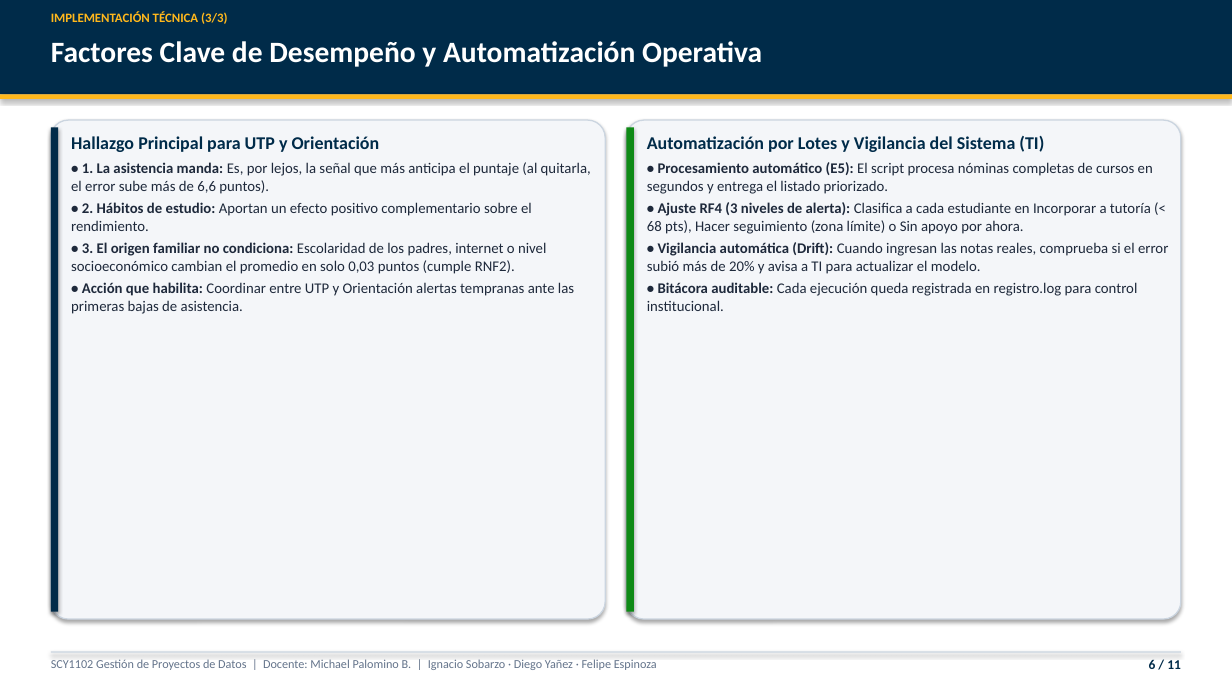
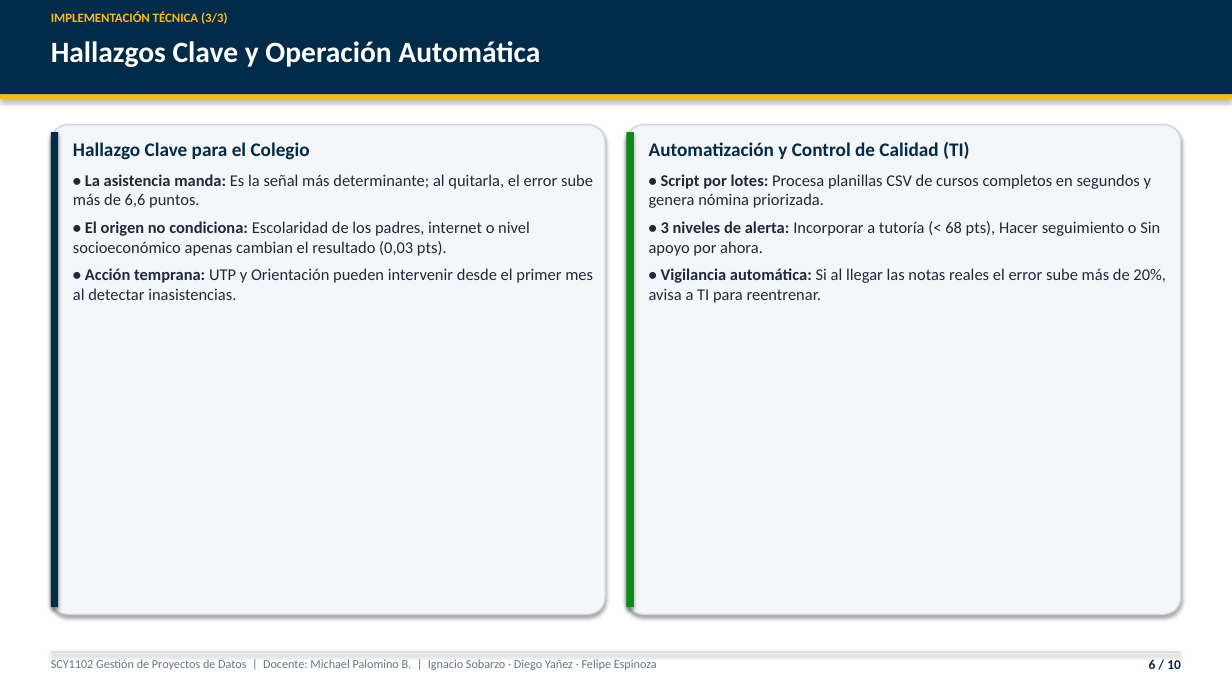
Before and after one commit to IjnacioS/Gestion, a slide deck: slide 6 of docs/entregables/Presentacion_EP6_Caso1_Matematicas.pptx. Drawn at 1232x693 pixels with LibreOffice and Linux fonts; fonts in the diff are those of the drawing. Boxes give left, top, right and bottom in pixels: in the first picture for what was removed or moved away, otherwise in the second. Text is boxed around its words. In the diff, an @@ line names an element or a change of style, - is before the commit and + after.

```diff
--- a/docs/entregables/Presentacion_EP6_Caso1_Matematicas.pptx
+++ b/docs/entregables/Presentacion_EP6_Caso1_Matematicas.pptx
@@ text at [51, 41, 540, 67]: text changed @@
-Factores Clave de Desempeño y Automatización Operativa
+Hallazgos Clave y Operación Automática
@@ rounded rectangle: place and size @@
-rounded rectangle at [51, 120, 605, 619]
+rounded rectangle at [51, 125, 605, 615]
@@ rectangle: place and size @@
-rectangle at [51, 128, 58, 612]
+rectangle at [51, 132, 58, 607]
@@ text at [73, 142, 593, 300]: text changed; size 11.5 to 12.8 pt @@
-Hallazgo Principal para UTP y Orientación
-• 1. La asistencia manda: Es, por lejos, la señal que más anticipa el puntaje (al quitarla, el error sube más de 6,6 puntos).
-• 2. Hábitos de estudio: Aportan un efecto positivo complementario sobre el rendimiento.
-• 3. El origen familiar no condiciona: Escolaridad de los padres, internet o nivel socioeconómico cambian el promedio en solo 0,03 puntos (cumple RNF2).
-• Acción que habilita: Coordinar entre UTP y Orientación alertas tempranas ante las primeras bajas de asistencia.
+Hallazgo Clave para el Colegio
+• La asistencia manda: Es la señal más determinante; al quitarla, el error sube más de 6,6 puntos.
+• El origen no condiciona: Escolaridad de los padres, internet o nivel socioeconómico apenas cambian el resultado (0,03 pts).
+• Acción temprana: UTP y Orientación pueden intervenir desde el primer mes al detectar inasistencias.
@@ rounded rectangle: place and size @@
-rounded rectangle at [627, 120, 1181, 619]
+rounded rectangle at [627, 125, 1181, 615]
@@ rectangle: place and size @@
-rectangle at [627, 128, 634, 612]
+rectangle at [627, 132, 634, 607]
@@ text at [649, 142, 1166, 303]: text changed; size 11.5 to 12.8 pt @@
-Automatización por Lotes y Vigilancia del Sistema (TI)
-• Procesamiento automático (E5): El script procesa nóminas completas de cursos en segundos y entrega el listado priorizado.
-• Ajuste RF4 (3 niveles de alerta): Clasifica a cada estudiante en Incorporar a tutoría (< 68 pts), Hacer seguimiento (zona límite) o Sin apoyo por ahora.
-• Vigilancia automática (Drift): Cuando ingresan las notas reales, comprueba si el error subió más de 20% y avisa a TI para actualizar el modelo.
-• Bitácora auditable: Cada ejecución queda registrada en registro.log para control institucional.
+Automatización y Control de Calidad (TI)
+• Script por lotes: Procesa planillas CSV de cursos completos en segundos y genera nómina priorizada.
+• 3 niveles de alerta: Incorporar a tutoría (< 68 pts), Hacer seguimiento o Sin apoyo por ahora.
+• Vigilancia automática: Si al llegar las notas reales el error sube más de 20%, avisa a TI para reentrenar.
@@ text at [1149, 659, 1181, 669]: text changed @@
-6 / 11
+6 / 10
```
Also in this commit, not shown: 8 other slides changed, 1 slide added, 2 slides removed, 5 other files.
